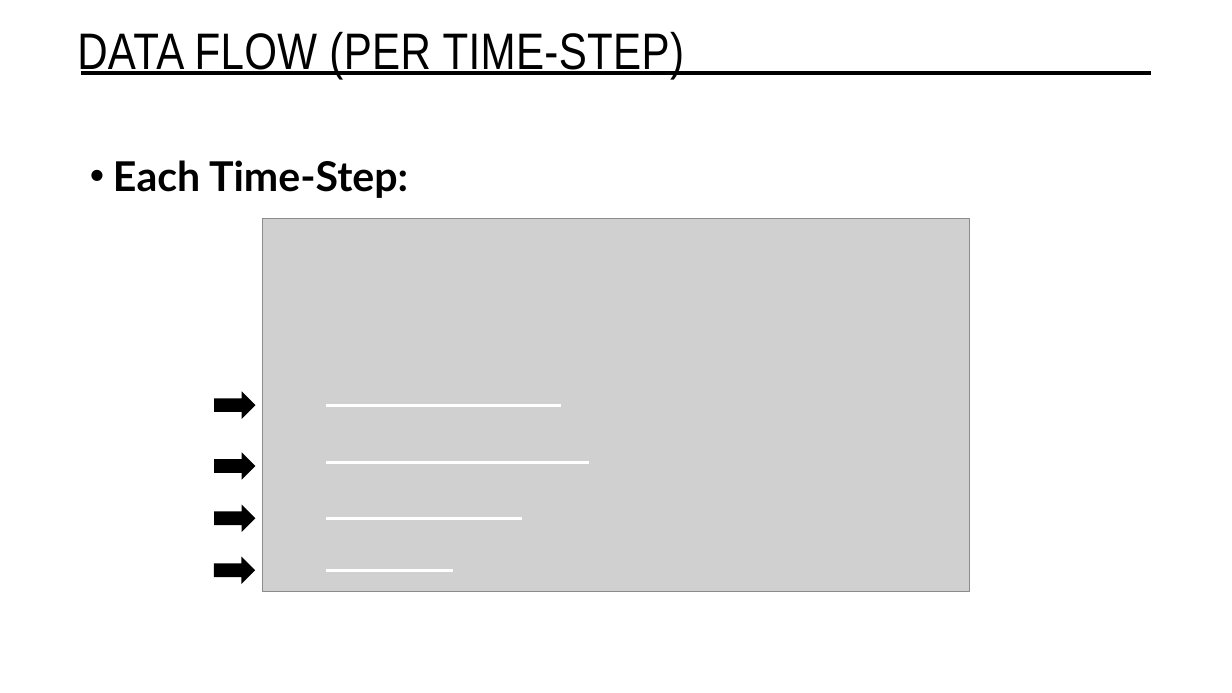
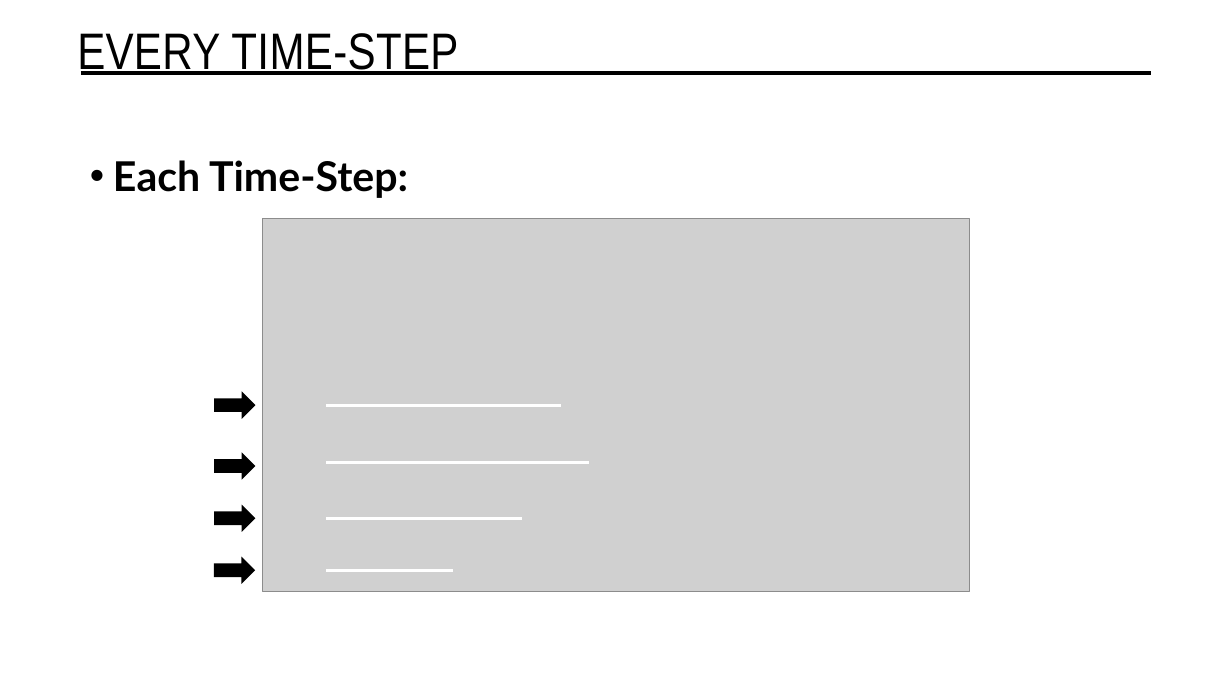
Before and after one commit to matthew9755123/N-Body_Sim, a slide deck: slide 6 of N-Body Simulator.pptx. Drawn at 1232x693 pixels with LibreOffice and Linux fonts; fonts in the diff are those of the drawing; grey boxes stand for pictures. Boxes give left, top, right and bottom in pixels: in the first picture for what was removed or moved away, otherwise in the second. Text is boxed around its words. In the diff, an @@ line names an element or a change of style, - is before the commit and + after.

Commit message:
Updated Powerpoint

```diff
--- a/N-Body Simulator.pptx
+++ b/N-Body Simulator.pptx
@@ title at [77, 33, 458, 75]: text changed @@
-DATA FLOW (PER TIME-STEP)
+EVERY TIME-STEP
```
Also in this commit, not shown: 3 other slides changed, 1 slide added, 1 slide removed, 21 other files.
